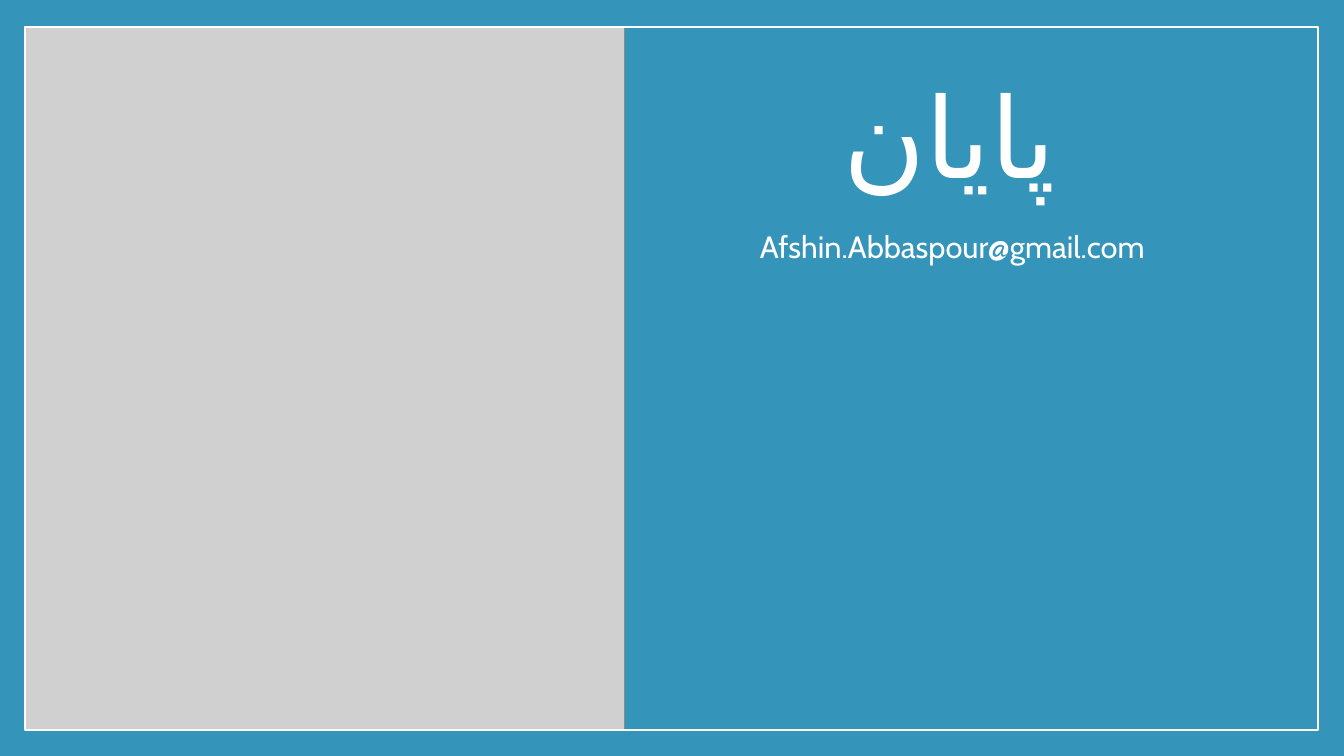
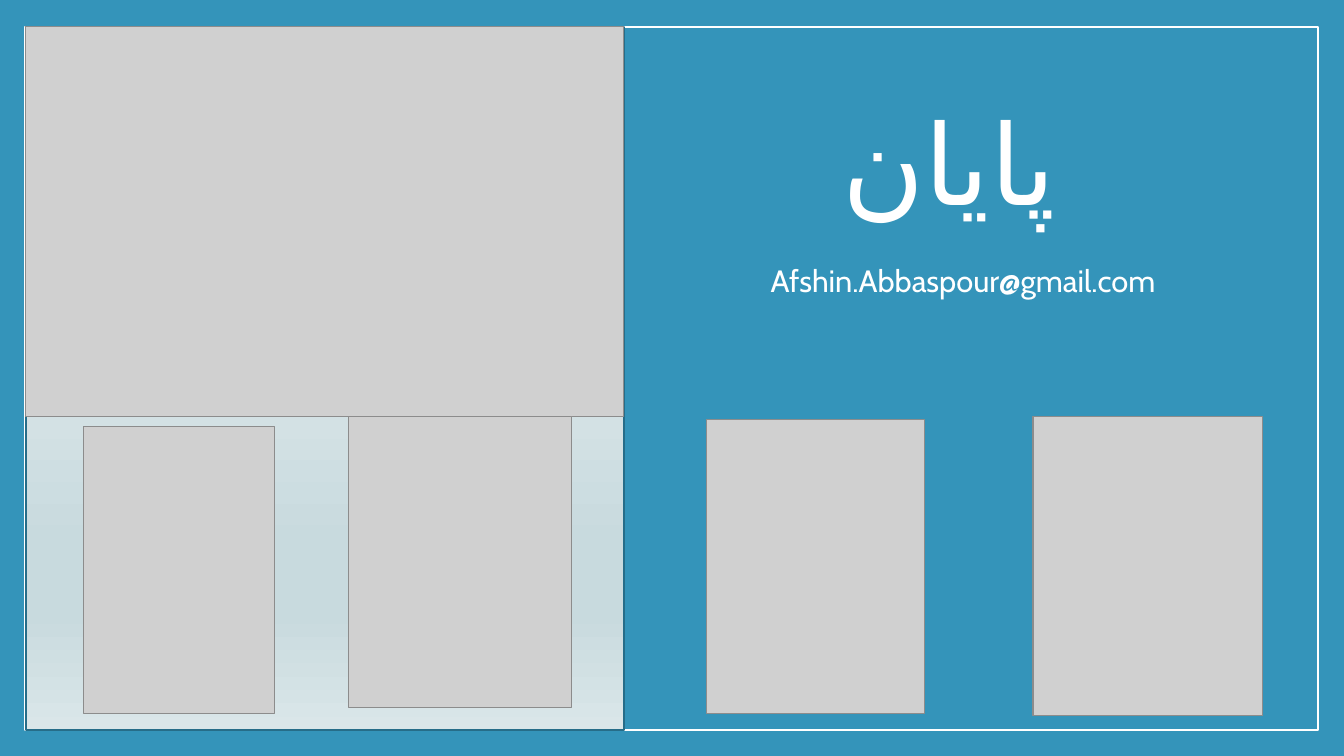
Before and after one commit to AAbbaspour/Presentation-Training, a slide deck: slide 17 of MyTraining/Individual development/مدیریت منابع انسانی.pptx (slide 12 before the commit). Drawn at 1344x756 pixels with LibreOffice and Linux fonts; fonts in the diff are those of the drawing; grey boxes stand for pictures. Boxes give left, top, right and bottom in pixels: in the first picture for what was removed or moved away, otherwise in the second. Text is boxed around its words. In the diff, an @@ line names an element or a change of style, - is before the commit and + after.

```diff
--- a/MyTraining/Individual development/مدیریت منابع انسانی.pptx
+++ b/MyTraining/Individual development/مدیریت منابع انسانی.pptx
@@ picture: place and size @@
-picture at (25, 27, 624, 730)
+picture at (25, 27, 623, 416)
@@ rectangle added at (25, 27, 623, 730), fill gradient #F9FBFB to #C8DADE to #DAE6E9, outline #266D8A 1.5 pt @@
@@ title "پایان": place and size @@
-title "پایان" at (843, 93, 1056, 200)
+title "پایان" at (843, 120, 1056, 227)
@@ text "Afshin.Abbaspour@gmail.com": place and size @@
-text "Afshin.Abbaspour@gmail.com" at (760, 235, 1145, 265)
+text "Afshin.Abbaspour@gmail.com" at (771, 269, 1156, 298)
@@ picture added at (349, 416, 572, 708) @@
@@ picture added at (707, 419, 925, 714) @@
@@ picture added at (1033, 416, 1263, 716) @@
@@ picture added at (84, 426, 275, 713) @@
```
Also in this commit, not shown: 2 other slides changed, 7 slides added, 2 slides removed, 1 other file.
